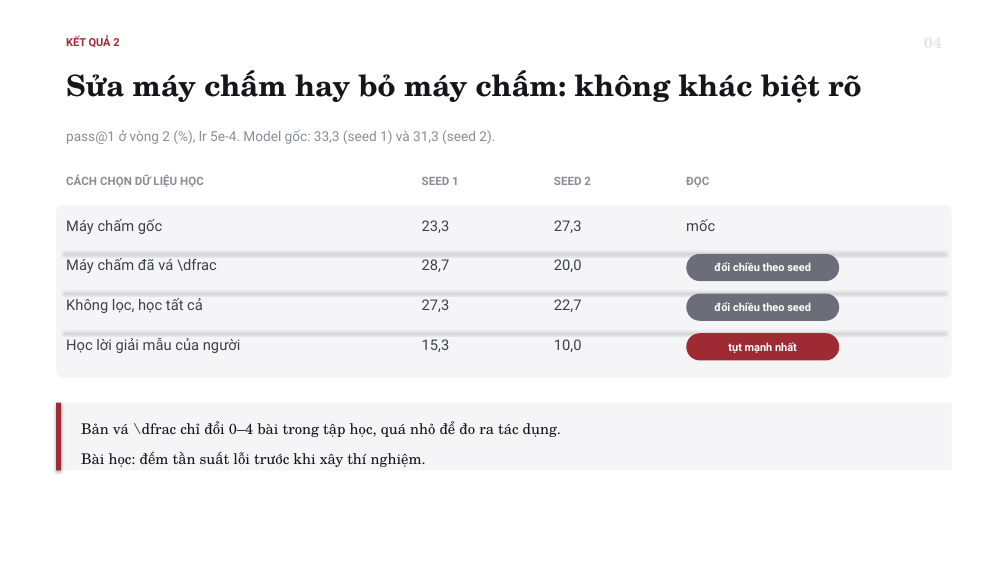
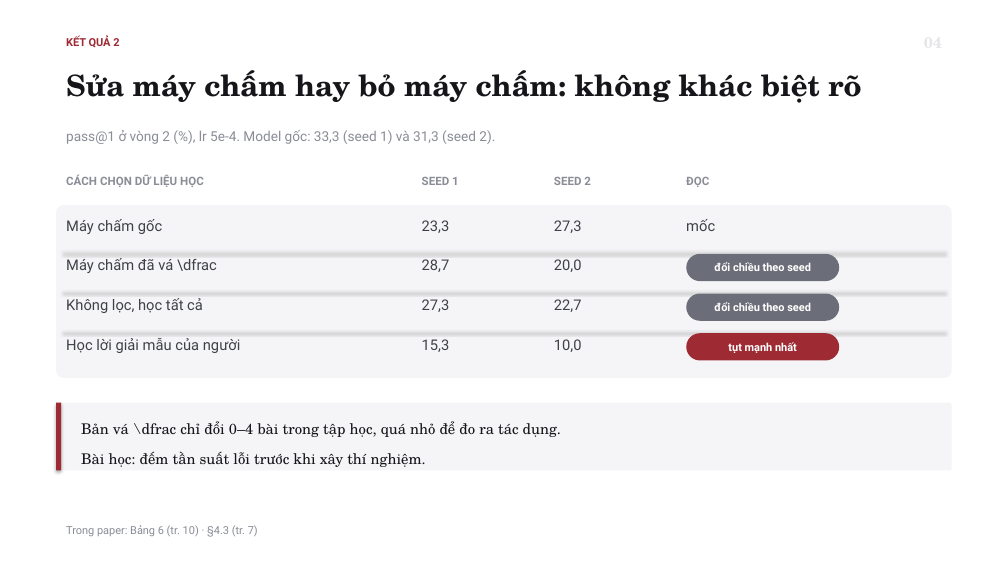
Before and after one commit to tsan2711/DACNTT_2026, a slide deck: slide 5 of 25-10-2026/BaoCaoNhanh_25-10_52300057_52300006.pptx. Drawn at 1008x567 pixels with LibreOffice and Linux fonts; fonts in the diff are those of the drawing. Boxes give left, top, right and bottom in pixels: in the first picture for what was removed or moved away, otherwise in the second. Text is boxed around its words. In the diff, an @@ line names an element or a change of style, - is before the commit and + after.

```diff
--- a/25-10-2026/BaoCaoNhanh_25-10_52300057_52300006.pptx
+++ b/25-10-2026/BaoCaoNhanh_25-10_52300057_52300006.pptx
@@ text added at box(66, 525, 258, 537), 10.5 pt, text #8A8D96 @@
+Trong paper: Bảng 6 (tr. 10) · §4.3 (tr. 7)
```
Also in this commit, not shown: 8 other slides changed, 2 other files.
